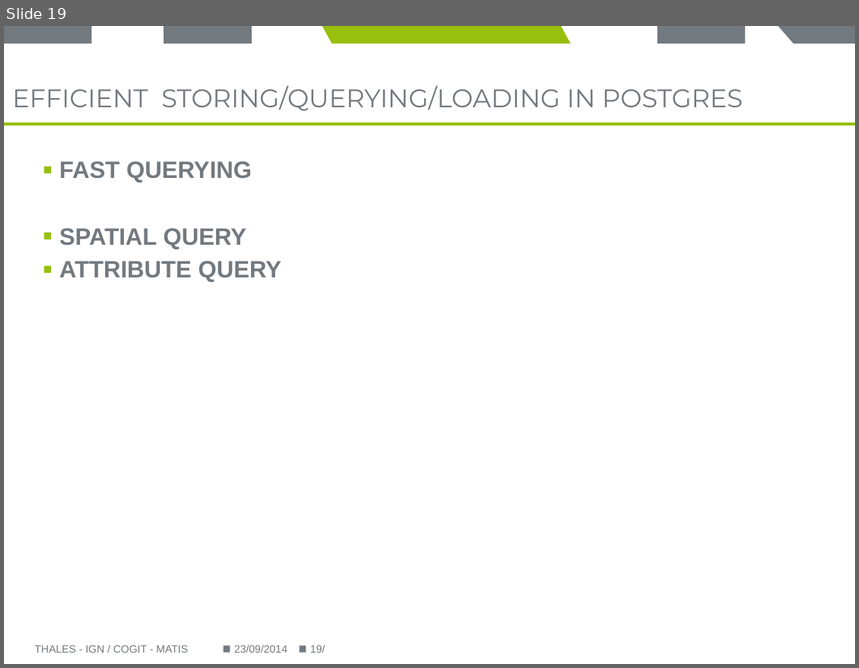
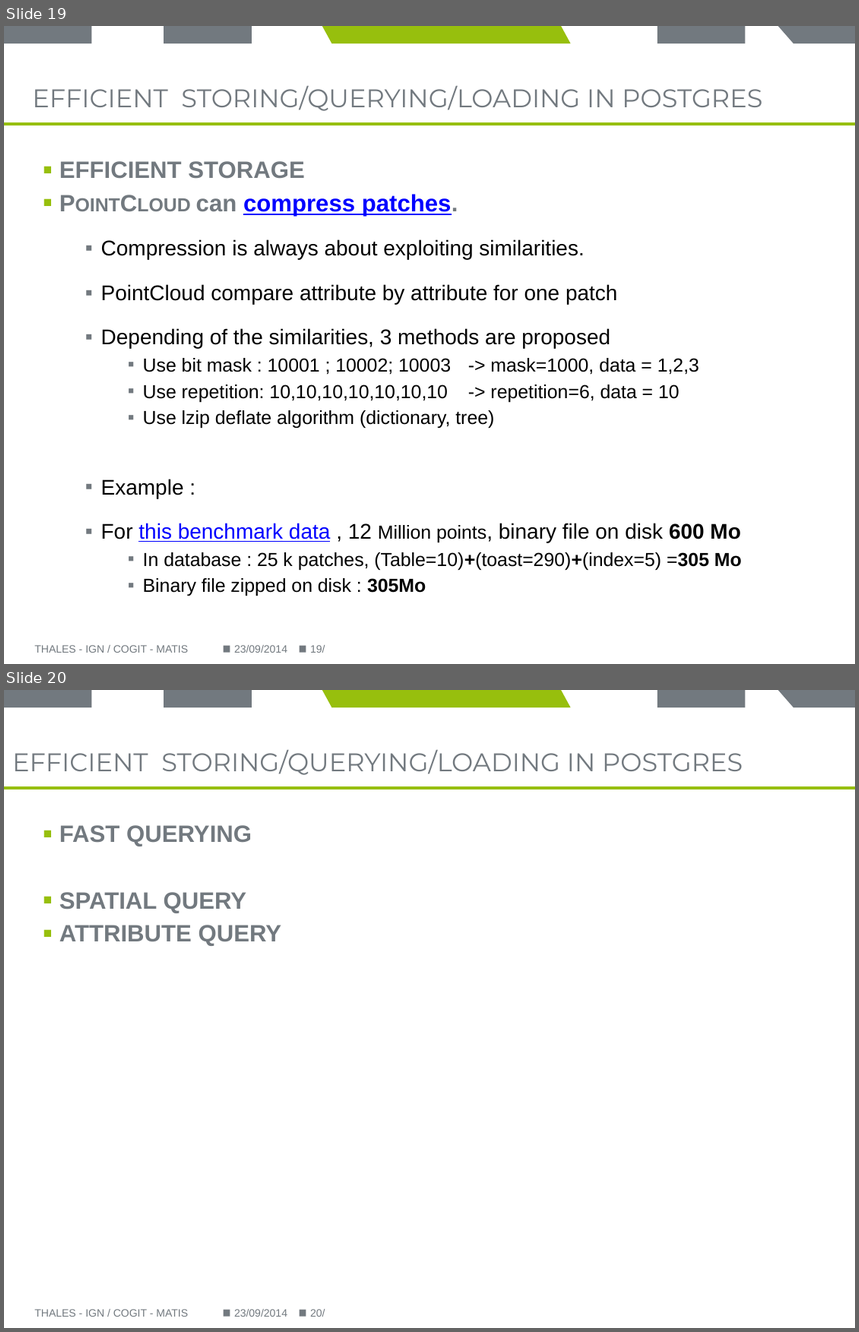
Before and after one commit to Remi-C/Postgres_Day_2014_10_RemiC, a slide deck: presentation/presentation_RCura.pptx. Shown one above the other, each under a label of ours: slide 19 before the commit, slides 19 and 20 after it. The pictures are 859x668 and 859x1332 pixels, drawn with LibreOffice and Linux fonts; fonts in the diff are those of the drawing; background and template pictures are left out. Boxes give left, top, right and bottom in pixels: in the first picture for what was removed or moved away, otherwise in the second. Text is boxed around its words. In the diff, an @@ line names an element or a change of style, - is before the commit and + after.

Commit message:
compression part done, starting querying part

```diff
--- a/presentation/presentation_RCura.pptx
+++ b/presentation/presentation_RCura.pptx
@@ slide 19 added at (4,26,855,664), background #FFFFFF; not listed: 8 template elements that a slide beside it also shows @@
@@ title added at (32,86,762,111), 21.6 pt, text #72797F @@
+EFFICIENT STORING/QUERYING/LOADING IN POSTGRES
@@ text added at (59,161,742,596), 16 pt, text #000000 @@
+▪ EFFICIENT STORAGE
+▪ PointCloud can compress patches.
+  ▪ Compression is always about exploiting similarities.
+  ▪ PointCloud compare attribute by attribute for one patch
+  ▪ Depending of the similarities, 3 methods are proposed
+    ▪ Use bit mask : 10001 ; 10002; 10003 -> mask=1000, data = 1,2,3
+    ▪ Use repetition: 10,10,10,10,10,10,10 -> repetition=6, data = 10
+    ▪ Use lzip deflate algorithm (dictionary, tree)
+  ▪ Example :
+  ▪ For this benchmark data , 12 Million points, binary file on disk 600 Mo
+    ▪ In database : 25 k patches, (Table=10)+(toast=290)+(index=5) =305 Mo
+    ▪ Binary file zipped on disk : 305Mo
@@ text added at (34,645,188,653), 9 pt, text #72797F @@
+THALES - IGN / COGIT - MATIS
@@ text added at (234,645,287,653), 9 pt, text #72797F @@
+23/09/2014
@@ page number added at (310,645,325,653), 9 pt, text #72797F @@
+19/
@@ what was slide 19 is now slide 20 @@
@@ page number at (310,1309,325,1317): text changed @@
-19/
+20/
```
Also in this commit, not shown: 3 slides changed.
